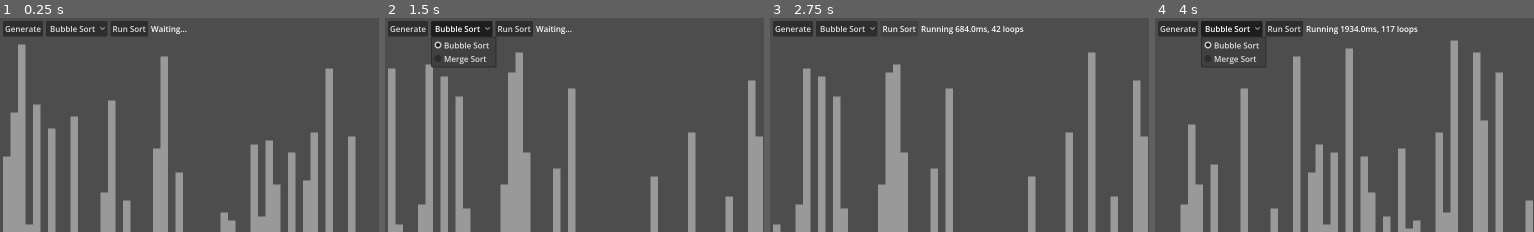
Above: before the commit, frames 1-4 (left to right).
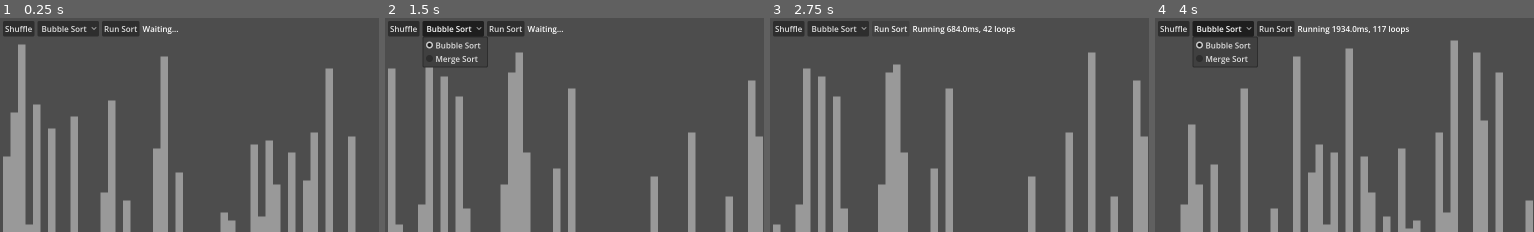
Above: after the commit, the same moments.

Repository: jiro4989/sort_visualizer
Game: Godot game, scene res://src/main.tscn
Same seed, same stepped clock (60 frames per second), same inputs: the game is played once before the commit and once after it.
Inputs:
- Up to frame 1 (0.25 s): no input
- Up to frame 2 (1.5 s): click "Generate" (after the commit: "Shuffle") at 0.5 s; click "Bubble Sort" at 1.25 s
- Up to frame 3 (2.75 s): click "Run Sort" at 2 s
- Up to frame 4 (4 s): click "Generate" (after the commit: "Shuffle") at 2.75 s; click "Bubble Sort" at 3.5 s
The pictures show only the part of the screen within x 0-50%, y 0-50%; the shares and areas given below are measured in that part.

The runs differ from the first frame. In frame 1, 1.1% of the frame differs, in the area x 1-50%, y 1-9%; in frame 2, 1.8%; in frame 3, 1.4%; in frame 4, 2.2%, in the area x 1-70%, y 1-23%.

Commit message:
fix: テキストを変更

Diff:
--- a/src/main.tscn
+++ b/src/main.tscn
@@ -22,7 +22,7 @@
 
 [node name="ShuffleButton" type="Button" parent="MarginContainer/VBoxContainer/HBoxContainer" unique_id=979694572]
 layout_mode = 2
-text = "Generate"
+text = "Shuffle"
 
 [node name="SelectSortOption" type="OptionButton" parent="MarginContainer/VBoxContainer/HBoxContainer" unique_id=667707412]
 layout_mode = 2
